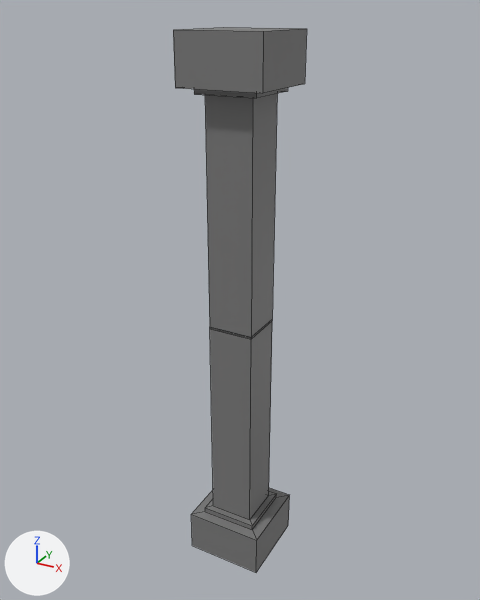
An edit to the FBX model Assets/Models/pillarObst.fbx, drawn before and after from the same camera.
Rendered twice from a camera (50 mm lens) standing at (7.77, -14.22, 15.17) and looking at (-0.16, 0.21, 7.96). The lights are fixed; the arrows at lower left show +X, +Y and +Z. Mesh edges are drawn as thin lines. Where no turn or scale is listed for an object, it has been applied to the vertices.

The first picture shows 'StandardPillar'.
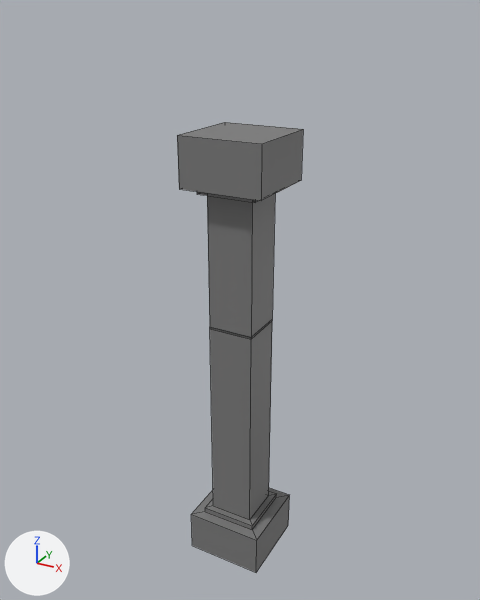
Commit message: Changed pillar obstacle height

Location of each change, (x1, y1, x2, y2) in pixels of the pictures (480 x 600 px; the box of a moved part takes in the faces that stretch with it):
'StandardPillar', reshaped (17% shorter): before (173, 27, 307, 572); after (177, 122, 303, 572)
part 1 of me_cube, moved or reshaped: before (173, 27, 307, 295); after (177, 122, 303, 295)

What changed in the scene script:
```text
Change me_cube:
    where me_cube.from_pydata(...)  # 48 vertices, 44 faces; spans x -1.11..1.11, y -1.11..1.11, z 0.0..14.73
    used by ob_standardpillar; location = (0.0, 0.0, 0.0)
    me_cube part 1: all 20 vertices in x -1.11..1.11, y -1.11..1.11, z 13.35..14.73 are scaled about their middle by (1, 1, 1.04), then moved by (0.0, 0.0, -2.31)
```
